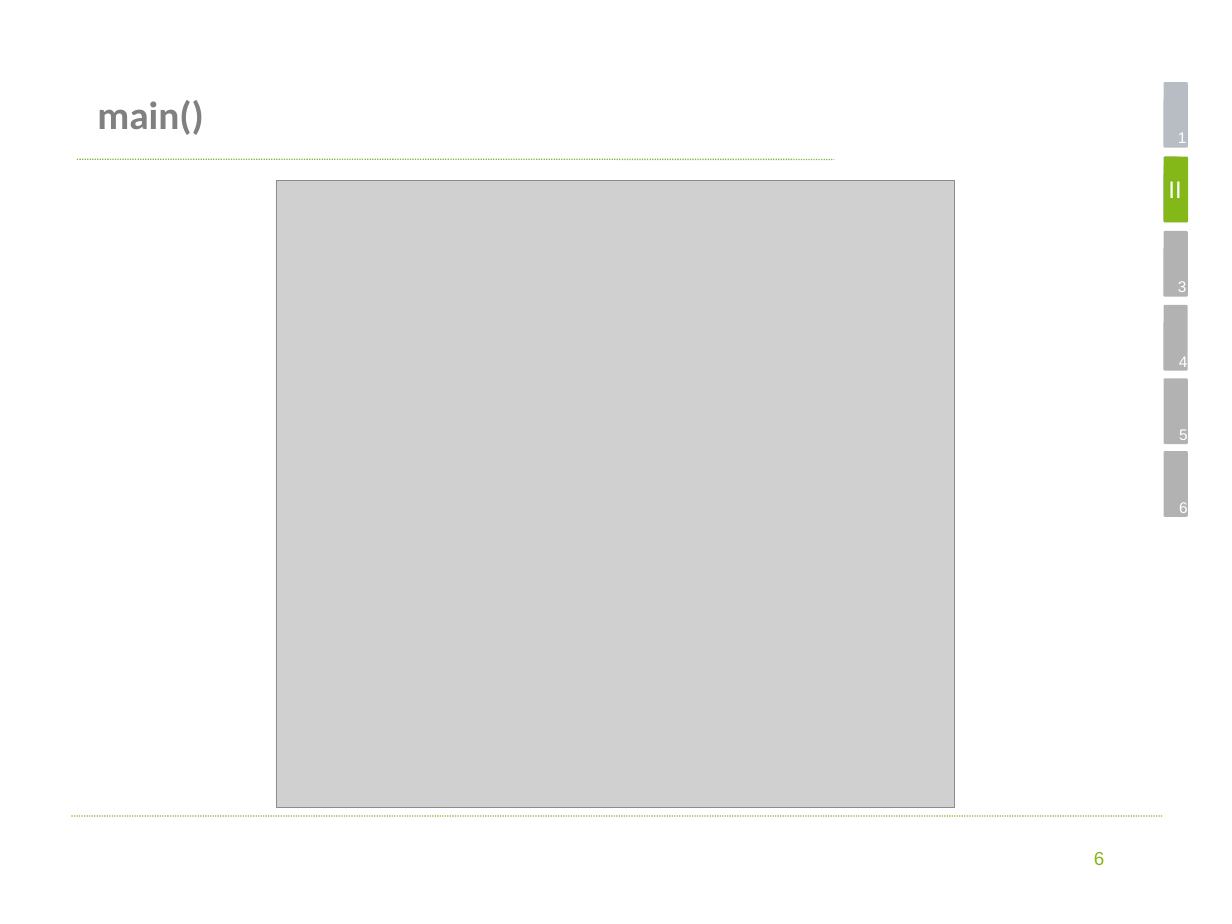
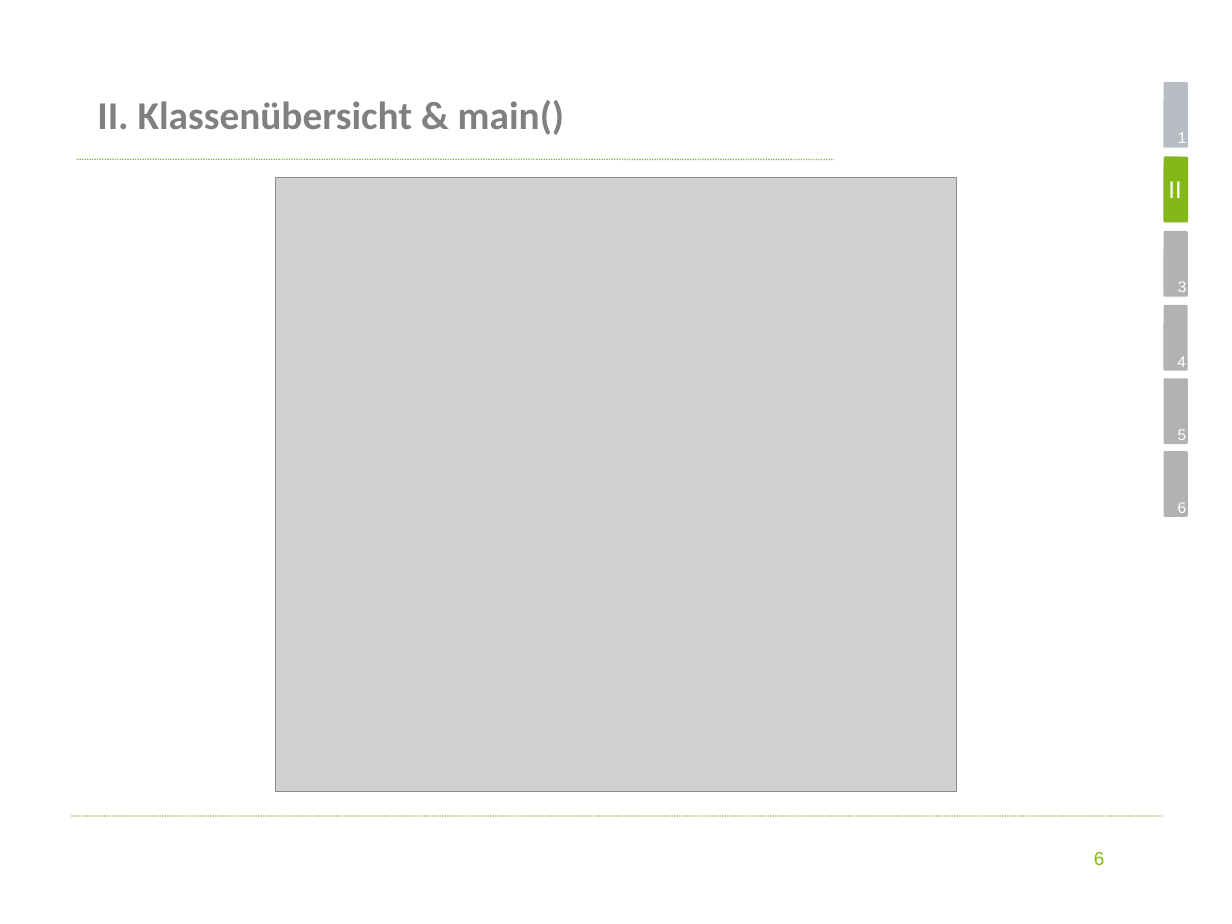
Before and after one commit to koeni90/elevatorUML, a slide deck: slide 6 of Präsentation.pptx. Drawn at 1232x924 pixels with LibreOffice and Linux fonts; fonts in the diff are those of the drawing; grey boxes stand for pictures; background and template pictures are left out. Boxes give left, top, right and bottom in pixels: in the first picture for what was removed or moved away, otherwise in the second. Text is boxed around its words. In the diff, an @@ line names an element or a change of style, - is before the commit and + after.

```diff
--- a/Präsentation.pptx
+++ b/Präsentation.pptx
@@ title at (x1=97, y1=100, x2=565, y2=135): text changed @@
-main()
+II. Klassenübersicht & main()
@@ picture resized from (x1=276, y1=181, x2=955, y2=808) to (x1=275, y1=177, x2=956, y2=792) @@
@@ text "5" rewrapped from (x1=1179, y1=429, x2=1188, y2=444) to (x1=1178, y1=429, x2=1187, y2=440) @@
```
Also in this commit, not shown: 12 other slides changed, 6 slides added, 4 slides removed, 2 other files.
